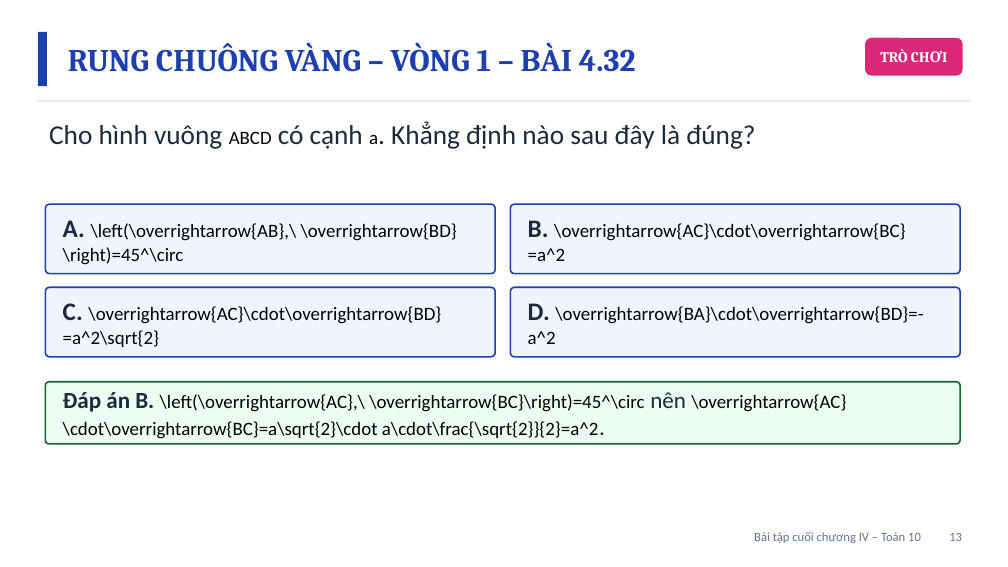
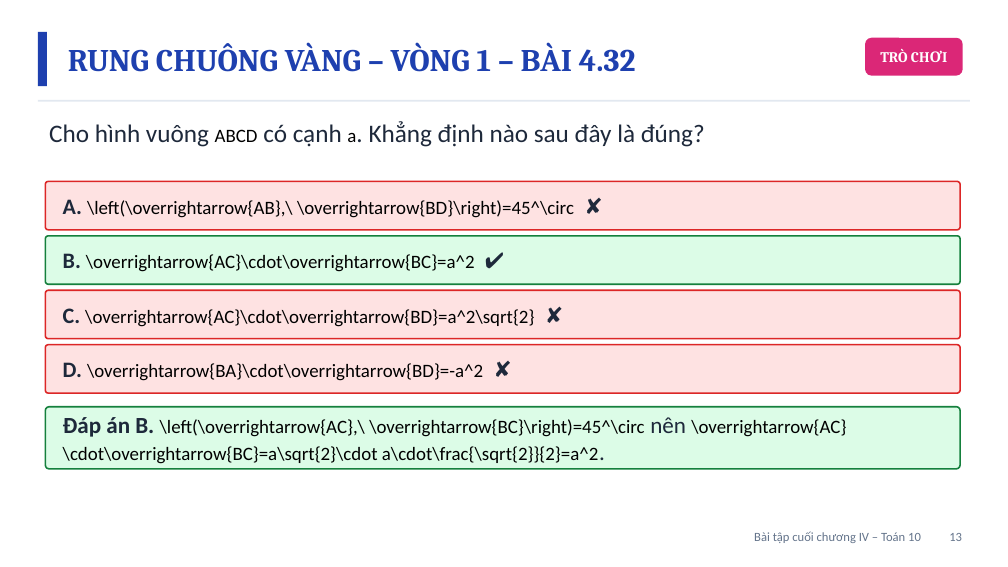
Before and after one commit to Trangtu66/Taode_thi_online, a slide deck: slide 13 of mon/toan/slide/lop10/BaiGiangDienTu_TOAN10_BaiTapCuoiChuong4_T38.pptx. Drawn at 1008x567 pixels with LibreOffice and Linux fonts; fonts in the diff are those of the drawing. Boxes give left, top, right and bottom in pixels: in the first picture for what was removed or moved away, otherwise in the second. Text is boxed around its words. In the diff, an @@ line names an element or a change of style, - is before the commit and + after.

```diff
--- a/mon/toan/slide/lop10/BaiGiangDienTu_TOAN10_BaiTapCuoiChuong4_T38.pptx
+++ b/mon/toan/slide/lop10/BaiGiangDienTu_TOAN10_BaiTapCuoiChuong4_T38.pptx
@@ text "Cho hình vuông ABCD có ..." at <box>49,121,705,147</box>: size 26 to 24 pt in "Cho hình vuông có cạnh a. Khẳng ..." @@
@@ rounded rectangle: place and size @@
-rounded rectangle at <box>510,204,960,274</box>
+rounded rectangle at <box>45,181,960,230</box>
@@ rounded rectangle at <box>45,181,960,230</box>: fill #EFF4FF to #FEE2E2; outline #1E40AF 1.5 pt to #DC2626 1.5 pt @@
@@ rounded rectangle removed at <box>45,204,495,274</box> @@
@@ text at <box>63,199,574,218</box>: text changed @@
-A. \left(\overrightarrow{AB},\ \overrightarrow{BD}\right)=45^\circ
+A. \left(\overrightarrow{AB},\ \overrightarrow{BD}\right)=45^\circ ✘
@@ rounded rectangle: place and size @@
-rounded rectangle at <box>510,287,960,357</box>
+rounded rectangle at <box>45,236,960,284</box>
@@ rounded rectangle at <box>45,236,960,284</box>: fill #EFF4FF to #DCFCE7; outline #1E40AF 1.5 pt to #15803D 1.5 pt @@
@@ text at <box>63,253,475,272</box>: text changed @@
-D. \overrightarrow{BA}\cdot\overrightarrow{BD}=-a^2
+B. \overrightarrow{AC}\cdot\overrightarrow{BC}=a^2 ✔
@@ rounded rectangle removed at <box>45,287,495,357</box> @@
@@ rounded rectangle added at <box>45,290,960,339</box>, fill #FEE2E2, outline #DC2626 1.5 pt @@
@@ text at <box>63,308,534,327</box>: text changed @@
-C. \overrightarrow{AC}\cdot\overrightarrow{BD}=a^2\sqrt{2}
+C. \overrightarrow{AC}\cdot\overrightarrow{BD}=a^2\sqrt{2} ✘
@@ rounded rectangle added at <box>45,345,960,393</box>, fill #FEE2E2, outline #DC2626 1.5 pt @@
@@ text at <box>63,362,483,381</box>: text changed @@
-B. \overrightarrow{AC}\cdot\overrightarrow{BC}=a^2
+D. \overrightarrow{BA}\cdot\overrightarrow{BD}=-a^2 ✘
@@ rounded rectangle: place and size @@
-rounded rectangle at <box>45,382,960,444</box>
+rounded rectangle at <box>45,407,960,469</box>
@@ rounded rectangle at <box>45,407,960,469</box>: fill #ECFDF3 to #DCFCE7; outline #166534 1.5 pt to #15803D 1.5 pt @@
@@ text "Đáp án B. \left(\overrightarrow{AC},\ \overrightarrow{BC}\ri ...": place and size @@
-text "Đáp án B. \left(\overrightarrow{AC},\ \overrightarrow{BC}\ri ..." at <box>63,392,846,439</box>
+text "Đáp án B. \left(\overrightarrow{AC},\ \overrightarrow{BC}\ri ..." at <box>63,417,846,464</box>
```
Also in this commit, not shown: 13 other slides changed, 37 other files.
